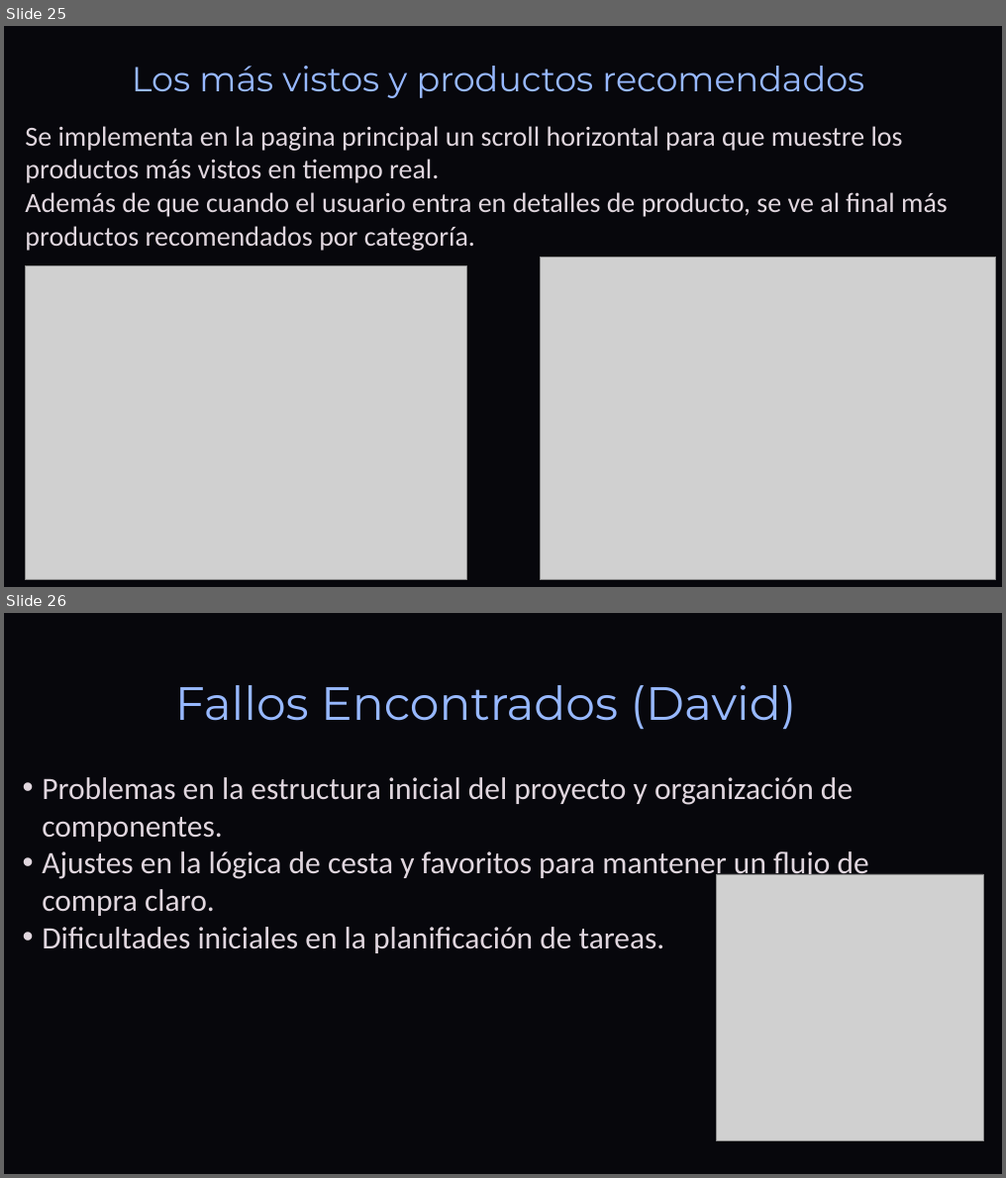
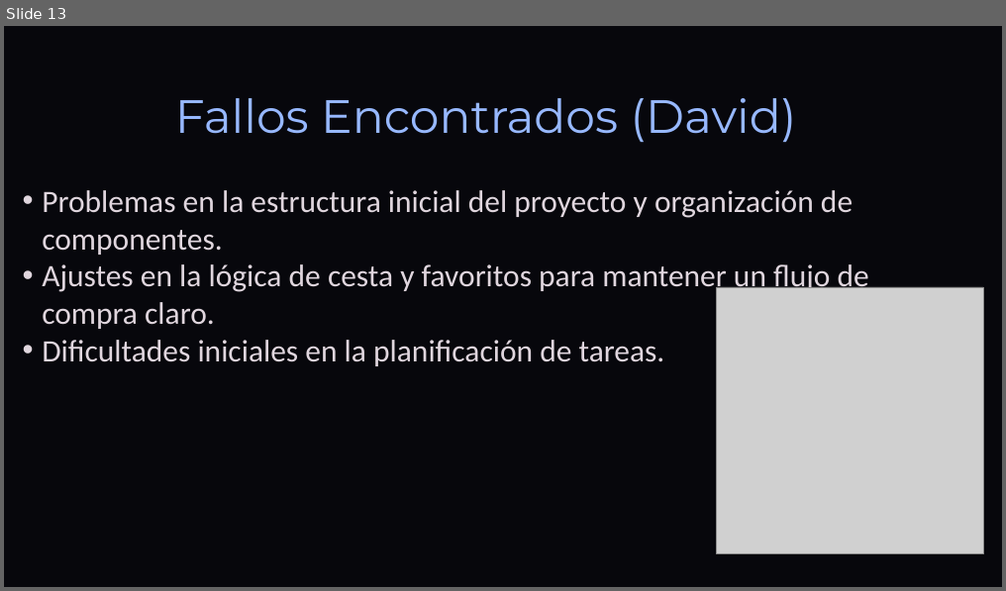
Before and after one commit to DavidCorredorMiguel/proyectogrupo2, a slide deck: Tech-and-Learn-Innovacion-y-Aprendizaje-en-E-commerce (1).pptx. Shown one above the other, each under a label of ours: slides 25 and 26 before the commit, slide 13 after it. The pictures are 1006x1178 and 1006x591 pixels, drawn with LibreOffice and Linux fonts; fonts in the diff are those of the drawing; grey boxes stand for pictures; background and template pictures are left out. Boxes give left, top, right and bottom in pixels: in the first picture for what was removed or moved away, otherwise in the second. Text is boxed around its words. In the diff, an @@ line names an element or a change of style, - is before the commit and + after.

```diff
--- a/Tech-and-Learn-Innovacion-y-Aprendizaje-en-E-commerce (1).pptx
+++ b/Tech-and-Learn-Innovacion-y-Aprendizaje-en-E-commerce (1).pptx
@@ slide 25 removed at [4, 26, 1002, 587], background picture (left out); not listed: 1 template element that a slide beside it also shows @@
@@ text removed at [132, 66, 864, 98] @@
-Los más vistos y productos recomendados
@@ text removed at [25, 126, 947, 251] @@
-Se implementa en la pagina principal un scroll horizontal para que muestre los productos más vistos en tiempo real.
-Además de que cuando el usuario entra en detalles de producto, se ve al final más productos recomendados por categoría.
@@ picture removed at [540, 257, 996, 579] @@
@@ picture removed at [25, 267, 466, 579] @@
@@ what was slide 26 is now slide 13 @@
```
Also in this commit, not shown: 1 slide changed, 12 other slides removed.
